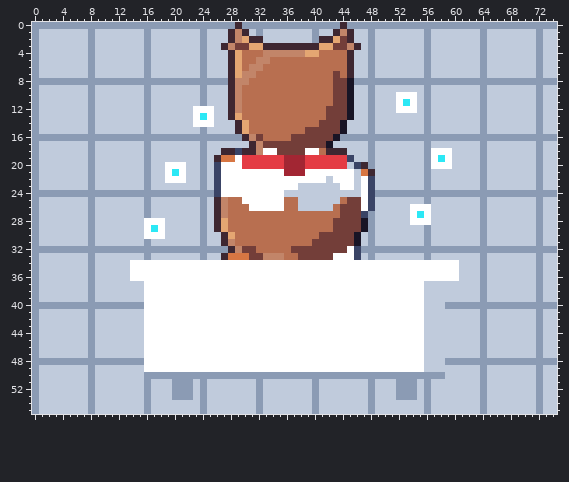
Two versions of one pixel-art file, art/cards/card-skunk-grooming.aseprite. That is the earlier state.
75x56 pixels, 1 frame.
After:
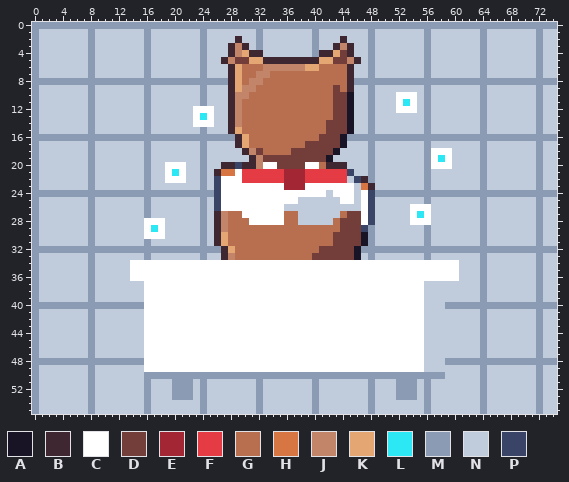
Palette (. is transparent): A #181425  B #3e2731  C #ffffff  D #733e39  E #a22633  F #e43b44  G #b86f50  H #d77643  J #c28569  K #e4a672  L #2ce8f5  M #8b9bb4  N #c0cbdc  P #3a4466
Commit: Seat Archie 2px lower in the grooming tub so his ears clear the card's top edge
From old to new:
@@ x 24..50 @@
- 0 MMMMMBMMMMMMMMMMMMMMBMMMMMM
- 1 MNNNBJBNMNNNNNNNMNNBJBNNMNN
- 2 MNNNBJKBBNNNNNNNMBBKDBNNMNN
- 3 MNNBJDDKKBBBBBBBBKKDDJBNMNN
- 4 MNNNBKGGGJJJJJJKKGGGGBNNMNN
- 5 MNNNBKGGJJGGGGGGGGGGGBNNMNN
- 6 MNNNBKGJJGGGGGGGGGGGGBNNMNN
- 7 MNNNBKJJGGGGGGGGGGGDGBNNMNN
- 8 MMMMBJJGGGGGGGGGGGGDDAMMMMM
- 9 MNNNBJGGGGGGGGGGGGGDDANNMNN
-10 MNNNBJGGGGGGGGGGGGGDDANNMNN
+ 0 MMMMMMMMMMMMMMMMMMMMMMMMMMM
+ 1 MNNNNNNNMNNNNNNNMNNNNNNNMNN
+ 2 MNNNNBNNMNNNNNNNMNNNBNNNMNN
+ 3 MNNNBJBNMNNNNNNNMNNBJBNNMNN
+ 4 MNNNBJKBBNNNNNNNMBBKDBNNMNN
+ 5 MNNBJDDKKBBBBBBBBKKDDJBNMNN
+ 6 MNNNBKGGGJJJJJJKKGGGGBNNMNN
+ 7 MNNNBKGGJJGGGGGGGGGGGBNNMNN
+ 8 MMMMBKGJJGGGGGGGGGGGGBMMMMM
+ 9 MNNNBKJJGGGGGGGGGGGDGBNNMNN
+10 MNNNBJJGGGGGGGGGGGGDDANNMNN
 11 MNNNBJGGGGGGGGGGGGGDDANNMNN
-12 CCNNBJGGGGGGGGGGGGDDDANNMNN
-13 LCNNBKGGGGGGGGGGGGDDDANNMNN
-14 CCNNNBKGGGGGGGGGGDDDANNNMNN
-15 MNNNNBKGGGGGGGGDDDDDANNNMNN
-16 MMMMMMBJDGGGGDDDDDDAMMMMMMM
-17 MNNNNNNBJDDDDDDDDDANNNNNMNN
-18 MNNBBPBBJCCDDDDCCGBBBNNNMNN
-19 MNBHHCFFFFFFEEEFFFFFFPNNMNN
-20 MNPCCCFFFFFFEEEFFFFFFNPBMNN
-21 MNPCCCCCCCCCEEECCCCCCCNHBNN
-22 MNPCCCCCCCCCCCCCCCNCCCNCPNN
-23 MNPCCCCCCCCCCCNNNNNNCCNCPNN
-24 MMPCCCCCCCCCNNNNNNNNNNNCPMM
-25 MNBJGGCCCCCCGGNNNNNNGDDCPNN
-26 MNBJGGGCCCCCGGNNNNNGDDDCPNN
-27 MNBJGGGGGGGGGGGGGGGGDDDPMNN
-28 MNBKGGGGGGGGGGGGGGGDDDDAMNN
-29 MNBKGGGGGGGGGGGGGGGDDDDAMNN
-30 MNNBKGGGGGGGGGGGGDDDDDANMNN
-31 MNNBJGGGGGGGGGGGDDDDDDANMNN
-32 MMMMBJDDGGGGGDDDDDDDDCPMMMM
-33 MNNBHHHDDJJJGGDDDDDCCCPNMNN
+12 CCNNBJGGGGGGGGGGGGGDDANNMNN
+13 LCNNBJGGGGGGGGGGGGGDDANNMNN
+14 CCNNBJGGGGGGGGGGGGDDDANNMNN
+15 MNNNBKGGGGGGGGGGGGDDDANNMNN
+16 MMMMMBKGGGGGGGGGGDDDAMMMMMM
+17 MNNNNBKGGGGGGGGDDDDDANNNMNN
+18 MNNNNNBJDGGGGDDDDDDANNNNMNN
+19 MNNNNNNBJDDDDDDDDDANNNNNMNN
+20 MNNBBPBBJCCDDDDCCGBBBNNNMNN
+21 MNBHHCFFFFFFEEEFFFFFFPNNMNN
+22 MNPCCCFFFFFFEEEFFFFFFNPBMNN
+23 MNPCCCCCCCCCEEECCCCCCCNHBNN
+24 MMPCCCCCCCCCCCCCCCNCCCNCPMM
+25 MNPCCCCCCCCCCCNNNNNNCCNCPNN
+26 MNPCCCCCCCCCNNNNNNNNNNNCPNN
+27 MNBJGGCCCCCCGGNNNNNNGDDCPNN
+28 MNBJGGGCCCCCGGNNNNNGDDDCPNN
+29 MNBJGGGGGGGGGGGGGGGGDDDPMNN
+30 MNBKGGGGGGGGGGGGGGGDDDDAMNN
+31 MNBKGGGGGGGGGGGGGGGDDDDAMNN
+32 MMMBKGGGGGGGGGGGGDDDDDAMMMM
+33 MNNBJGGGGGGGGGGGDDDDDDANMNN
 34 CCCCCCCCCCCCCCCCCCCCCCCCCCC
